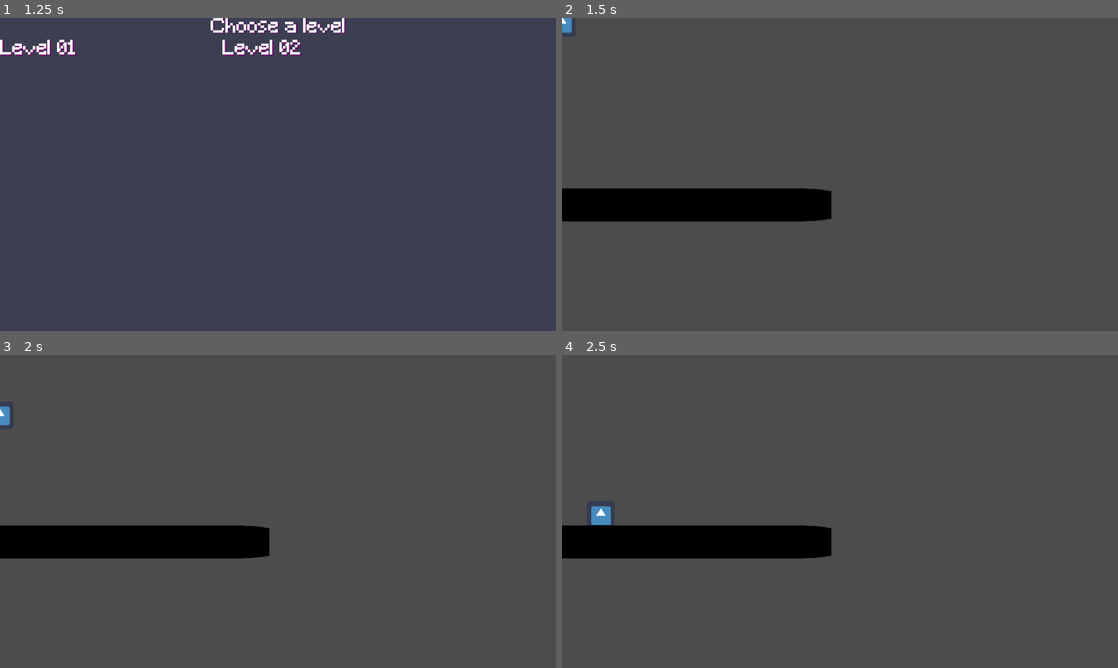
Above: before the commit, frames 1-4 (two rows, left to right).
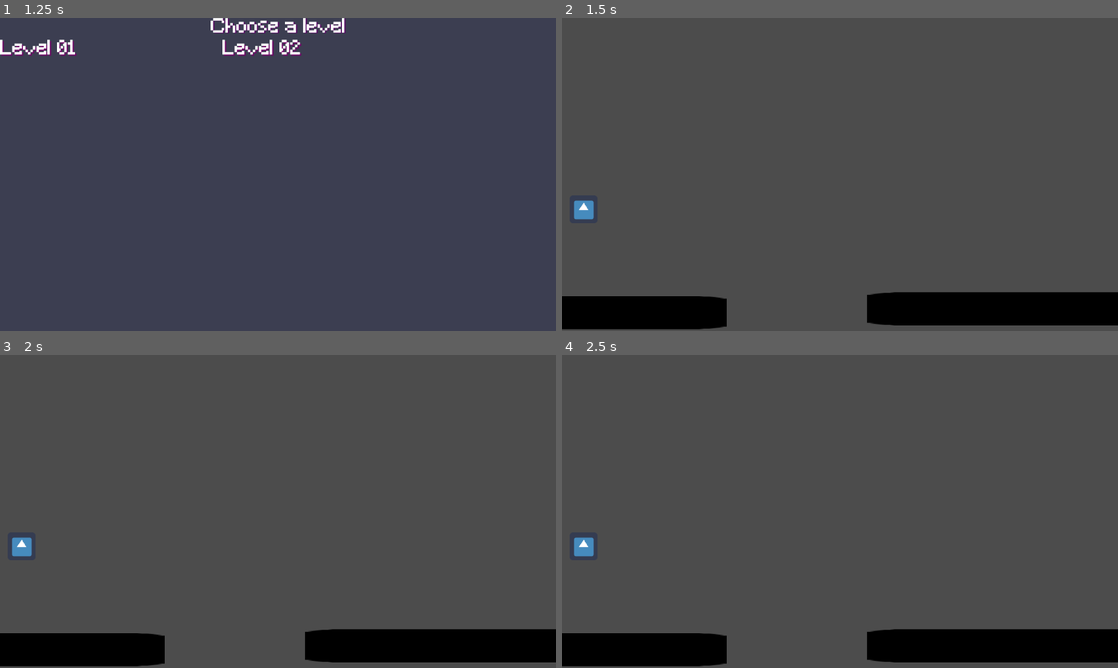
Above: after the commit, the same moments.

Repository: CoffeeUai-Studio/OriJump
Game: Godot game, scene res://Menu/MenuInicial.tscn
The game is run twice, just before and just after one commit, with the same random seed, the same clock (stepped at 60 frames per second) and the same inputs. The engine's default icon, where the game draws it, is replaced by a stand-in: a white triangle on a blue panel in a dark square.
Inputs:
- Up to frame 1 (1.25 s): click "Play" at 0.5 s
- Up to frame 2 (1.5 s): click "Level 01" at 1.25 s
- Up to frame 3 (2 s): no input
- Up to frame 4 (2.5 s): hold Right (ui_right) from 2.03 s (still down)

Frame 1 is identical in both runs. In frame 2, 13% of the frame differs, in the area x 0-100%, y 0-100%; in frame 3, 13%; in frame 4, 13%, in the area x 0-100%, y 48-100%.
Error after the commit: Parse Error: Unexpected assign. (res://Player/Player.gd:25)

Commit message:
Hitbox_Parte 1

Diff:
--- a/Levels/Level00.tscn
+++ b/Levels/Level00.tscn
@@ -1,7 +1,9 @@
-[gd_scene load_steps=4 format=2]
+[gd_scene load_steps=6 format=2]
 
 [ext_resource path="res://Player/Player.tscn" type="PackedScene" id=1]
 [ext_resource path="res://icon.png" type="Texture" id=2]
+[ext_resource path="res://Menu/Checkpoint.tscn" type="PackedScene" id=3]
+[ext_resource path="res://Menu/Hitbox.tscn" type="PackedScene" id=4]
 
 [sub_resource type="RectangleShape2D" id=1]
 extents = Vector2( 31.1688, 10 )
@@ -9,19 +11,52 @@
 [node name="World" type="Node"]
 
 [node name="Player" parent="." instance=ExtResource( 1 )]
+position = Vector2( 50.4019, 438.108 )
 
-[node name="StaticBody2D" type="StaticBody2D" parent="Player"]
+[node name="StaticBody2D" type="StaticBody2D" parent="."]
+editor/display_folded = true
 modulate = Color( 0, 0, 0, 1 )
 self_modulate = Color( 0, 0, 0, 1 )
-position = Vector2( 250, 430 )
+position = Vector2( 9.50005, 677.707 )
 scale = Vector2( 11.55, 1.19 )
 __meta__ = {
 "_edit_group_": true
 }
 
-[node name="icon" type="Sprite" parent="Player/StaticBody2D"]
+[node name="icon" type="Sprite" parent="StaticBody2D"]
 texture = ExtResource( 2 )
 
-[node name="CollisionShape2D" type="CollisionShape2D" parent="Player/StaticBody2D"]
+[node name="CollisionShape2D" type="CollisionShape2D" parent="StaticBody2D"]
 position = Vector2( 0, -16.8068 )
 shape = SubResource( 1 )
+
+[node name="StaticBody2D2" type="StaticBody2D" parent="."]
+editor/display_folded = true
+modulate = Color( 0, 0, 0, 1 )
+self_modulate = Color( 0, 0, 0, 1 )
+position = Vector2( 1072.02, 669.115 )
+scale = Vector2( 11.55, 1.19 )
+__meta__ = {
+"_edit_group_": true
+}
+
+[node name="icon" type="Sprite" parent="StaticBody2D2"]
+texture = ExtResource( 2 )
+
+[node name="CollisionShape2D" type="CollisionShape2D" parent="StaticBody2D2"]
+position = Vector2( 0, -16.8068 )
+shape = SubResource( 1 )
+
+[node name="Checkpoint" parent="." instance=ExtResource( 3 )]
+position = Vector2( 324.989, 619.154 )
+scale = Vector2( 5, 5 )
+
+[node name="Area2D" parent="Checkpoint" index="0"]
+editor/display_folded = true
+position = Vector2( -4.39402, -3.6186 )
+
+[node name="Hitbox" parent="." instance=ExtResource( 4 )]
+position = Vector2( 636.723, 759.157 )
+scale = Vector2( 65.12, 5.71 )
+
+[editable path="Checkpoint"]
--- /dev/null
+++ b/Menu/Checkpoint.gd
@@ -0,0 +1,14 @@
+extends Node2D
+
+
+
+func _ready():
+	pass
+
+
+
+func _on_Area2D_body_entered(body):
+	if body.name == 'Player':
+		body.spawn_point = position
+		print("oi")
+	pass
--- /dev/null
+++ b/Menu/Checkpoint.tscn
@@ -0,0 +1,14 @@
+[gd_scene load_steps=3 format=2]
+
+[ext_resource path="res://Menu/Checkpoint.gd" type="Script" id=1]
+
+[sub_resource type="CircleShape2D" id=1]
+
+[node name="Checkpoint" type="Node2D"]
+script = ExtResource( 1 )
+
+[node name="Area2D" type="Area2D" parent="."]
+
+[node name="CollisionShape2D" type="CollisionShape2D" parent="Area2D"]
+shape = SubResource( 1 )
+[connection signal="body_entered" from="Area2D" to="." method="_on_Area2D_body_entered"]
--- /dev/null
+++ b/Menu/Hitbox.gd
@@ -0,0 +1,10 @@
+extends Node2D
+
+onready var player = get_node("Player")
+
+func _on_Area2D_body_entered(body):
+	if body.name == 'Player':
+		player.alive = false
+		print("dead")
+
+	pass # Replace with function body.
--- /dev/null
+++ b/Menu/Hitbox.tscn
@@ -0,0 +1,14 @@
+[gd_scene load_steps=3 format=2]
+
+[ext_resource path="res://Menu/Hitbox.gd" type="Script" id=1]
+
+[sub_resource type="RectangleShape2D" id=1]
+
+[node name="Hitbox" type="Node2D"]
+script = ExtResource( 1 )
+
+[node name="Area2D" type="Area2D" parent="."]
+
+[node name="CollisionShape2D" type="CollisionShape2D" parent="Area2D"]
+shape = SubResource( 1 )
+[connection signal="body_entered" from="Area2D" to="." method="_on_Area2D_body_entered"]
--- a/Player/KinematicBody2D.gd
+++ b/Player/Player.gd
@@ -1,6 +1,8 @@
 extends KinematicBody2D
 
 var motion = Vector2()
+var spawn_point = Vector2(100, 100) # coordinates of your initial spawn point
+var alive = true
 
 func _physics_process(delta):
 
@@ -17,3 +19,10 @@
 	move_and_slide(motion)
 
 	pass
+
+func _process(delta):
+
+	if alive = false:
+		position = spawn_point
+
+	pass
--- a/Player/Player.tscn
+++ b/Player/Player.tscn
@@ -1,12 +1,13 @@
 [gd_scene load_steps=4 format=2]
 
-[ext_resource path="res://Player/KinematicBody2D.gd" type="Script" id=1]
+[ext_resource path="res://Player/Player.gd" type="Script" id=1]
 [ext_resource path="res://icon.png" type="Texture" id=2]
+
 
 [sub_resource type="RectangleShape2D" id=1]
 extents = Vector2( 32, 32 )
 
-[node name="Player" type="Node"]
+[node name="Node2D" type="Node2D"]
 
 [node name="KinematicBody2D" type="KinematicBody2D" parent="."]
 script = ExtResource( 1 )
